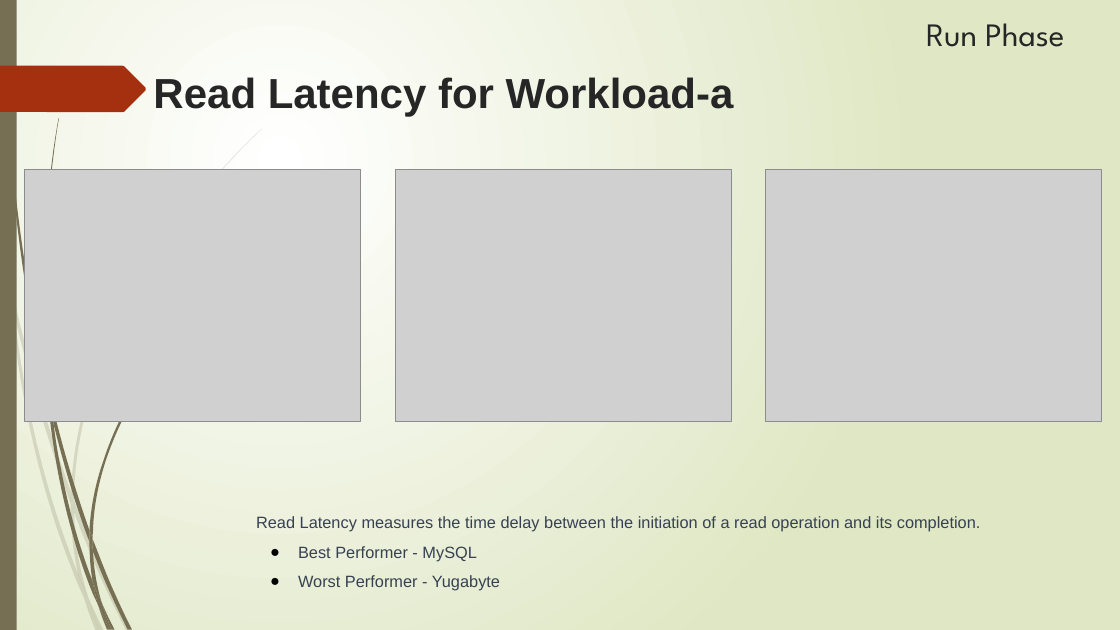
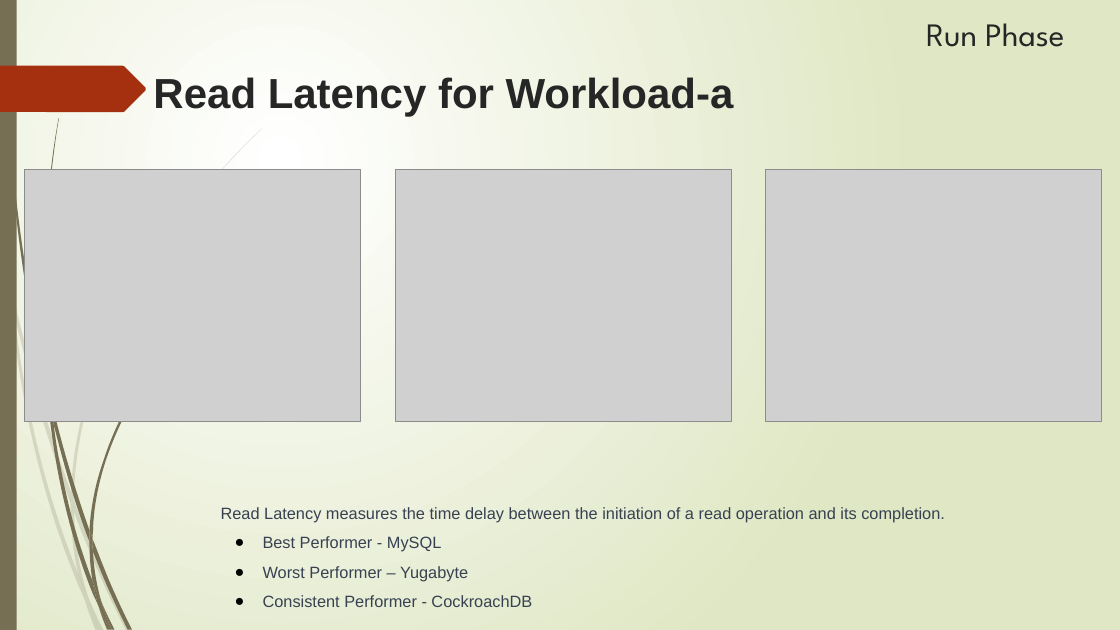
Before and after one commit to SonyShrestha/ADB_YCSB_YugabyteDB_CockroachDB, a slide deck: slide 28 of INFOH415.pptx (slide 25 before the commit). Drawn at 1120x630 pixels with LibreOffice and Linux fonts; fonts in the diff are those of the drawing; grey boxes stand for pictures. Boxes give left, top, right and bottom in pixels: in the first picture for what was removed or moved away, otherwise in the second. Text is boxed around its words. In the diff, an @@ line names an element or a change of style, - is before the commit and + after.

```diff
--- a/INFOH415.pptx
+++ b/INFOH415.pptx
@@ text "Read Latency measures the time ...": place and size @@
-text "Read Latency measures the time ..." at [256,516,981,591]
+text "Read Latency measures the time ..." at [221,507,945,607]
@@ text at [263,566,532,607]: text changed @@
-● Worst Performer - Yugabyte
+● Worst Performer – Yugabyte
+● Consistent Performer - CockroachDB
```
Also in this commit, not shown: 7 other slides changed, 5 slides added, 11 other files.
